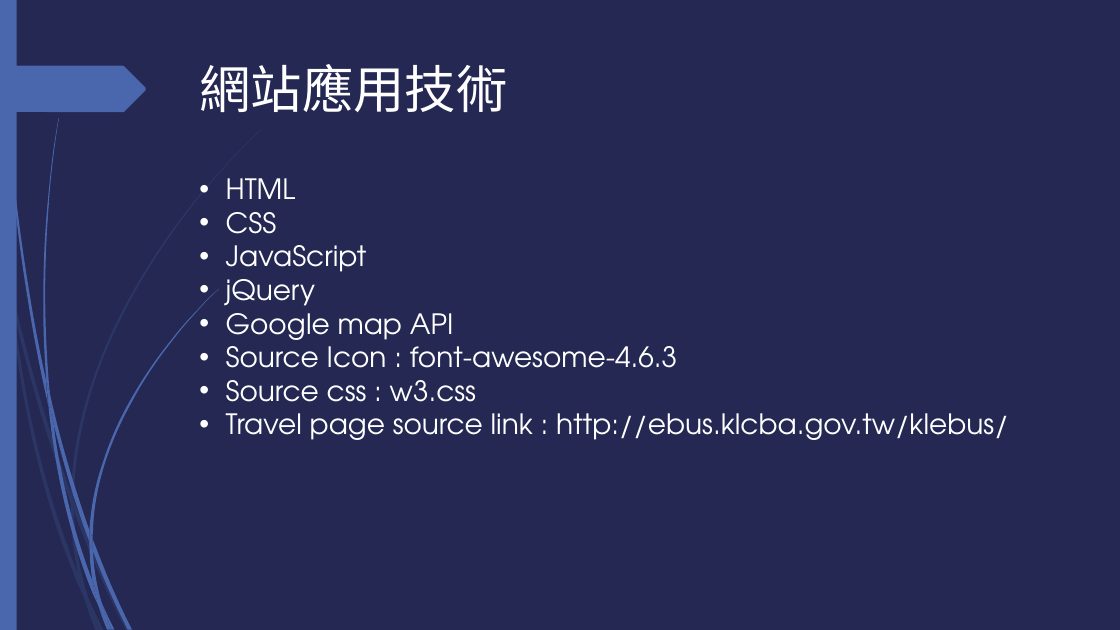
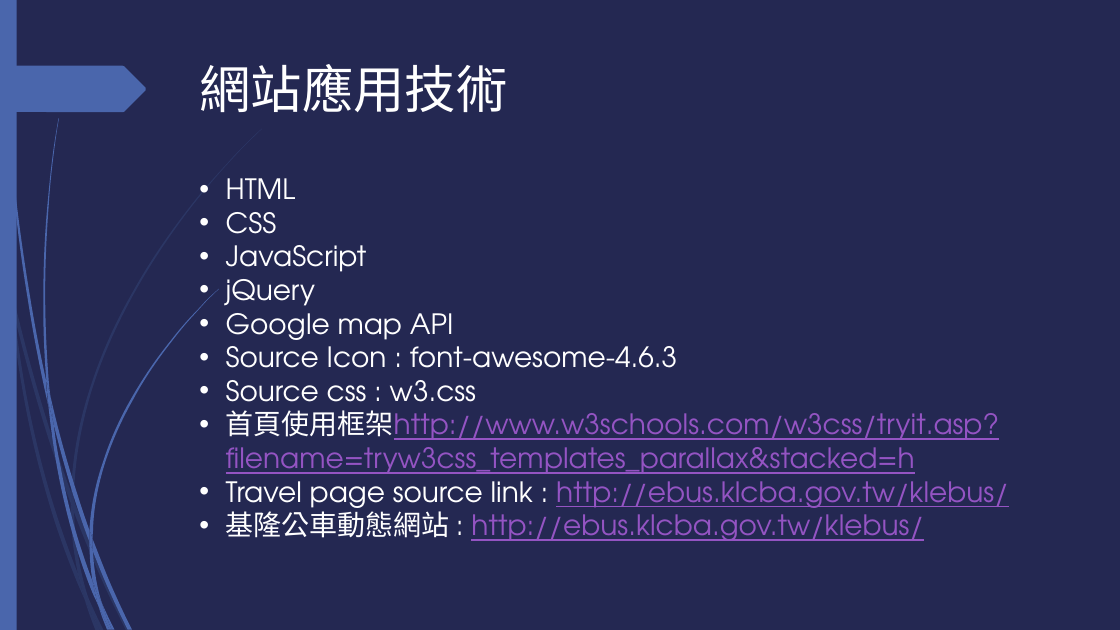
Before and after one commit to aaron850426/aaron850426.github.io, a slide deck: slide 11 of document.pptx. Drawn at 1120x630 pixels with LibreOffice and Linux fonts; fonts in the diff are those of the drawing. Boxes give left, top, right and bottom in pixels: in the first picture for what was removed or moved away, otherwise in the second. Text is boxed around its words. In the diff, an @@ line names an element or a change of style, - is before the commit and + after.

```diff
--- a/document.pptx
+++ b/document.pptx
@@ text at <box>226,410,999,482</box>: paragraph added @@
+• 首頁使用框架http://www.w3schools.com/w3css/tryit.asp?filename=tryw3css_templates_parallax&stacked=h
@@ text at <box>226,472,1008,515</box>: text colour #FFFFFF to #9454C3, underline on in "http://ebus.klcba.gov.tw/klebus/" @@
@@ text at <box>226,506,923,541</box>: paragraph added @@
+• 基隆公車動態網站 : http://ebus.klcba.gov.tw/klebus/
```
Also in this commit, not shown: 1 other slide changed, 6 other files.
